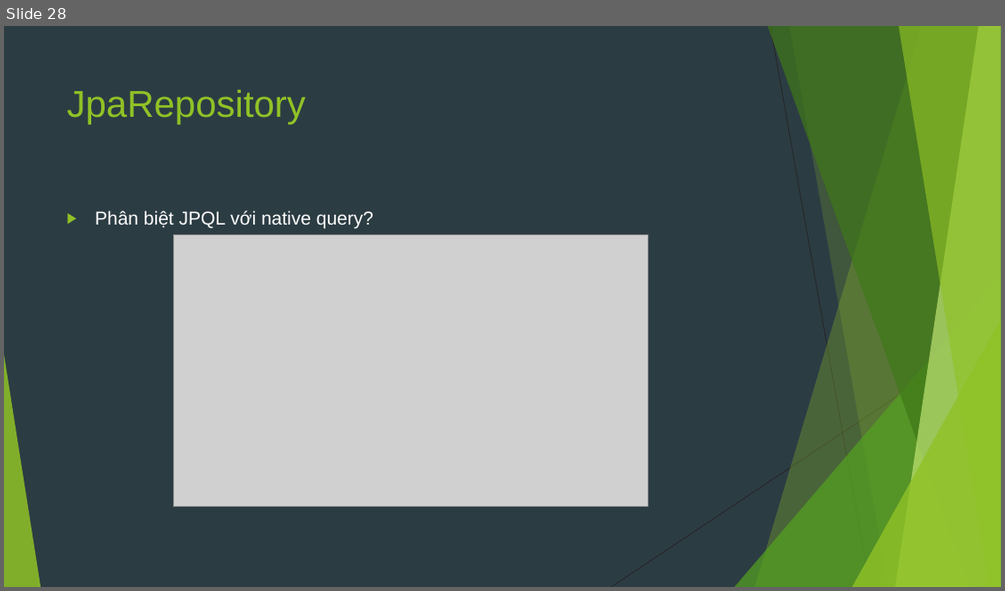
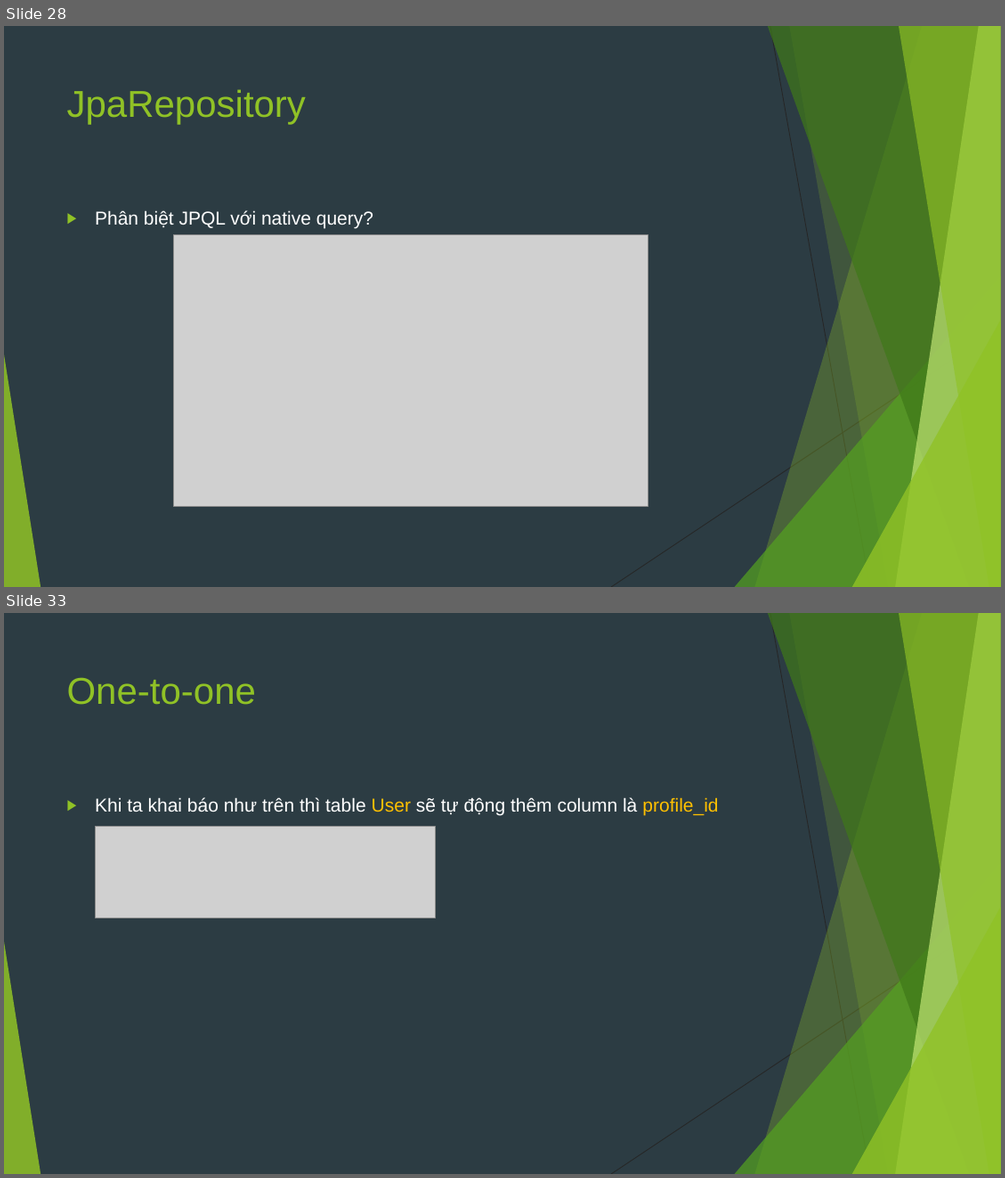
Before and after one commit to sobbingwind/SpringBoot, a slide deck: 07.Spring Data JPA.pptx. Shown one above the other, each under a label of ours: slide 28 before the commit, slides 28 and 33 after it; the slides between them are not shown. The pictures are 1005x591 and 1005x1178 pixels, drawn with LibreOffice and Linux fonts; fonts in the diff are those of the drawing; grey boxes stand for pictures. Boxes give left, top, right and bottom in pixels: in the first picture for what was removed or moved away, otherwise in the second. Text is boxed around its words. In the diff, an @@ line names an element or a change of style, - is before the commit and + after.

```diff
--- a/07.Spring Data JPA.pptx
+++ b/07.Spring Data JPA.pptx
@@ slide 33 added at box(4, 613, 1001, 1174), background #2C3C43; not listed: 10 template elements that a slide beside it also shows @@
@@ title added at box(67, 678, 256, 705), 36 pt, text #90C226 @@
+One-to-one
@@ text added at box(95, 797, 718, 816), 18 pt, text #FFFFFF @@
+▶ Khi ta khai báo như trên thì table User sẽ tự động thêm column là profile_id
@@ picture added at box(96, 826, 436, 917) @@
```
Also in this commit, not shown: 1 slide changed, 8 other slides added.
